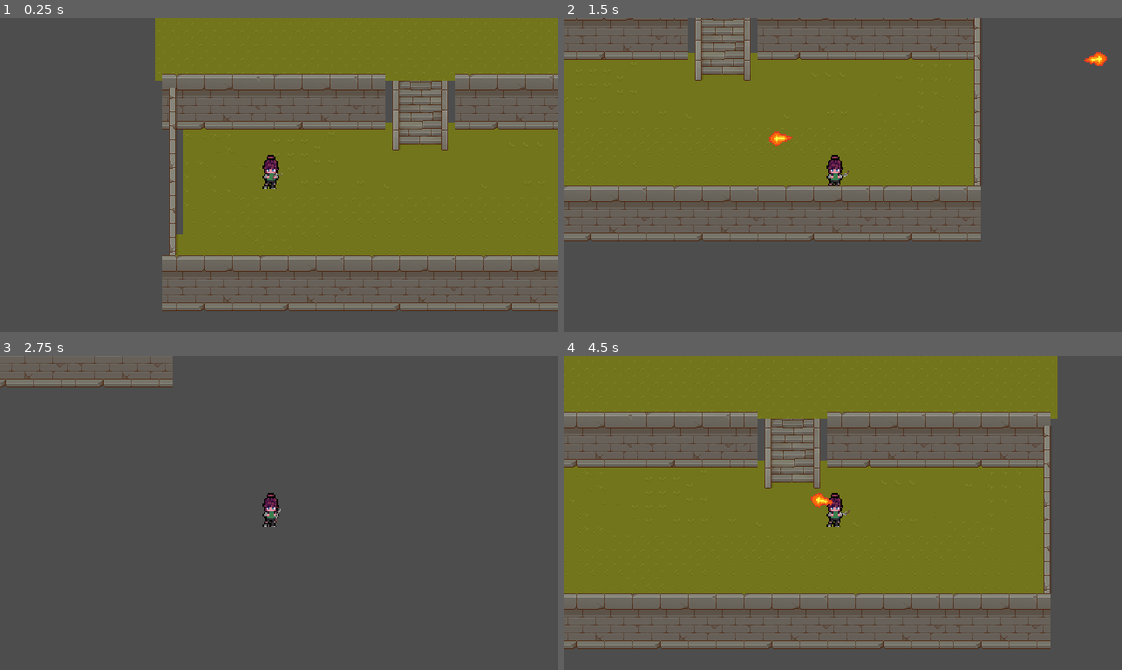
Above: before the commit, frames 1-4 (two rows, left to right).
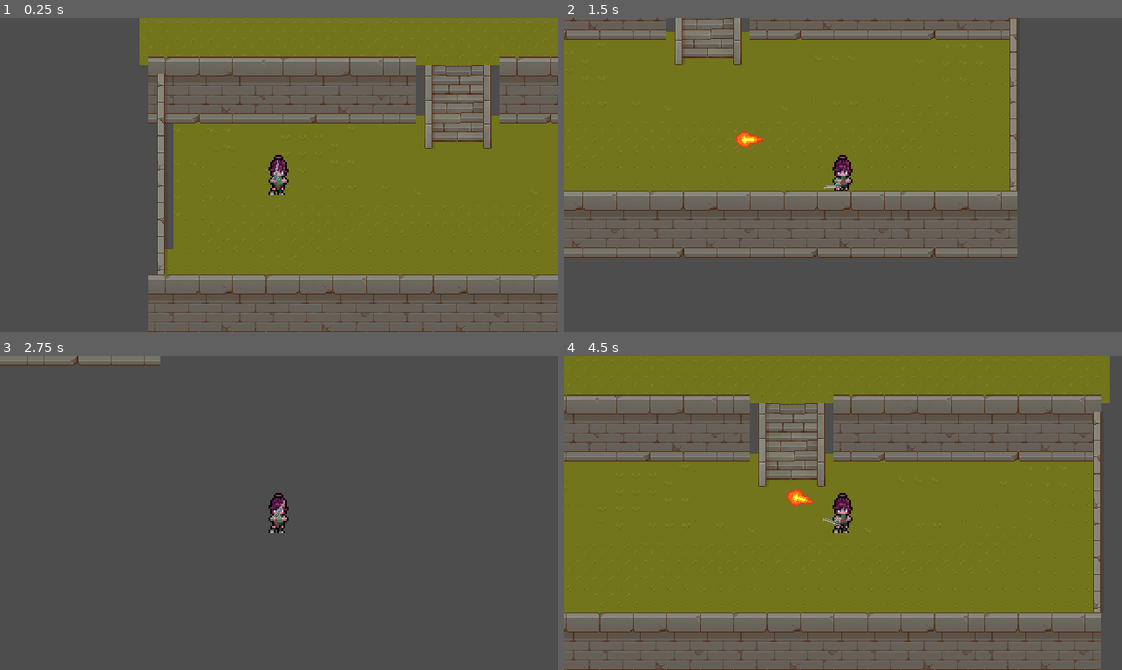
Above: after the commit, the same moments.

Repository: ProfG1/NeonBreakout
Game: Godot game, scene res://scenes/main.tscn
Same seed, same stepped clock (60 frames per second), same inputs: the game is played once before the commit and once after it.
Inputs (mouse positions are in pixels of both pictures, inside the frame that each line leads up to):
- Up to frame 1 (0.25 s): no input
- Up to frame 2 (1.5 s): tap Enter at 0.5 s; move the mouse to (965, 159) at 0.52 s; hold D (right) 0.53-1.28 s; click (965, 159) at 0.6 s; move the mouse to (731, 190) at 1.27 s; hold S (down) from 1.28 s (still down); click (731, 190) at 1.35 s
- Up to frame 3 (2.75 s): move the mouse to (334, 443) at 2.02 s; release S (down) at 2.03 s; hold D (right) from 2.03 s (still down); click (334, 443) at 2.1 s
- Up to frame 4 (4.5 s): move the mouse to (815, 575) at 2.77 s; release D (right) at 2.78 s; hold W (up) 2.78-3.53 s; click (815, 575) at 2.85 s; move the mouse to (1010, 560) at 3.52 s; hold A (left) from 3.53 s (still down); click (1010, 560) at 3.6 s; move the mouse to (675, 465) at 4.27 s; click (675, 465) at 4.35 s

The runs differ from the first frame. In frame 1, 24% of the frame differs, in the area x 25-100%, y 0-100%; in frame 2, 21%; in frame 3, 2.7%; in frame 4, 34%, in the area x 0-98%, y 0-100%.

Commit message:
Started The Limb-based health

Diff:
--- /dev/null
+++ b/scenes/gui/LimbBaseHealthSystem.tscn
@@ -0,0 +1,67 @@
+[gd_scene load_steps=2 format=3 uid="uid://c5o4j6erlmvob"]
+
+[ext_resource type="Texture2D" uid="uid://c6a2op4ooofc2" path="res://assets/GUI/HealthTab/standing-human-body-silhouette.png" id="1_dtwr1"]
+
+[node name="Control" type="Control"]
+layout_mode = 3
+anchor_left = 0.461
+anchor_top = 0.392
+anchor_right = 0.511
+anchor_bottom = 0.483
+offset_left = -14.04
+offset_top = -0.12001
+offset_right = -18.04
+offset_bottom = 0.119995
+pivot_offset = Vector2(31, 24)
+size_flags_horizontal = 4
+
+[node name="PanelContainer" type="PanelContainer" parent="."]
+visible = false
+custom_minimum_size = Vector2(40, 40)
+layout_mode = 1
+anchors_preset = -1
+anchor_right = 1.6
+anchor_bottom = 1.505
+offset_left = -68.0
+offset_top = -52.0
+offset_right = -92.0
+offset_bottom = -72.2
+grow_horizontal = 2
+grow_vertical = 2
+scale = Vector2(5.35518, 4.19242)
+
+[node name="AspectRatioContainer" type="AspectRatioContainer" parent="."]
+layout_mode = 1
+anchors_preset = -1
+anchor_left = -4.075
+anchor_top = -2.975
+anchor_right = 6.5
+anchor_bottom = 4.8
+grow_horizontal = 2
+grow_vertical = 2
+metadata/_edit_use_anchors_ = true
+
+[node name="HBoxContainer" type="HBoxContainer" parent="AspectRatioContainer"]
+layout_mode = 2
+theme_override_constants/separation = 0
+
+[node name="PanelContainer" type="PanelContainer" parent="AspectRatioContainer/HBoxContainer"]
+layout_mode = 2
+size_flags_horizontal = 3
+
+[node name="MarginContainer" type="MarginContainer" parent="AspectRatioContainer/HBoxContainer/PanelContainer"]
+layout_mode = 2
+
+[node name="Sprite2D" type="Sprite2D" parent="AspectRatioContainer/HBoxContainer/PanelContainer/MarginContainer"]
+visible = false
+position = Vector2(10, 19)
+
+[node name="TextureRect" type="TextureRect" parent="AspectRatioContainer/HBoxContainer/PanelContainer/MarginContainer"]
+layout_mode = 2
+texture = ExtResource("1_dtwr1")
+expand_mode = 1
+stretch_mode = 6
+
+[node name="PanelContainer2" type="PanelContainer" parent="AspectRatioContainer/HBoxContainer"]
+layout_mode = 2
+size_flags_horizontal = 3
--- a/scenes/items/weapons/Gun - Revolver.tscn
+++ b/scenes/items/weapons/Gun - Revolver.tscn
@@ -4,21 +4,21 @@
 [ext_resource type="Texture2D" uid="uid://bq57o0k5c54os" path="res://assets/items/weapons/Revolver - Colt 45 [64x32]/[SHOOT] Revolver - Colt 45.png" id="2_bmwek"]
 
 [node name="Gun-Revolver" type="Node2D"]
+position = Vector2(330, 205)
 script = ExtResource("1_2ttvg")
-
-[node name="Marker2D" type="Marker2D" parent="."]
-position = Vector2(-1, 0)
-
-[node name="gun" type="Sprite2D" parent="Marker2D"]
-position = Vector2(1, 0)
-texture = ExtResource("2_bmwek")
-hframes = 10
 
 [node name="anim" type="AnimationPlayer" parent="."]
 
 [node name="gunCooldown" type="Timer" parent="."]
 wait_time = 0.333
 
-[node name="Camera2D" type="Camera2D" parent="."]
+[node name="gun" type="Sprite2D" parent="."]
+position = Vector2(-26, 7)
+texture = ExtResource("2_bmwek")
+offset = Vector2(20, -5)
+hframes = 10
+
+[node name="Marker2D" type="Marker2D" parent="gun"]
+position = Vector2(34, -8)
 
 [connection signal="timeout" from="gunCooldown" to="." method="_on_gun_cooldown_timeout"]
--- a/scenes/player/2dPlayerRougeLite.tscn
+++ b/scenes/player/2dPlayerRougeLite.tscn
@@ -19,22 +19,14 @@
 vframes = 7
 
 [node name="Gun-Revolver" parent="Sprite2D" instance=ExtResource("3_qlkk2")]
-position = Vector2(-1.23077, 5.92593)
-scale = Vector2(0.154981, 0.213188)
-
-[node name="Marker2D" type="Marker2D" parent="."]
-position = Vector2(-1, 0)
+position = Vector2(0, 5.92593)
+scale = Vector2(0.300259, 0.342182)
 
 [node name="Camera2D" type="Camera2D" parent="."]
 position = Vector2(-1, 0)
-zoom = Vector2(0.8, 0.8)
+zoom = Vector2(1.2, 1.2)
 limit_smoothed = true
-
-[node name="gunCooldown" type="Timer" parent="."]
-wait_time = 0.333
 
 [node name="CollisionShape2D" type="CollisionShape2D" parent="."]
 position = Vector2(-2, 0)
 shape = SubResource("CircleShape2D_fmkk3")
-
-[connection signal="timeout" from="gunCooldown" to="." method="_on_gun_cooldown_timeout"]
--- a/scripts/items/weapons/revolter.gd
+++ b/scripts/items/weapons/revolter.gd
@@ -15,12 +15,13 @@
 
 func _physics_process(delta: float) -> void:
 	var mouse_pos = get_global_mouse_position()
-	$Marker2D.look_at(mouse_pos)
+	$gun/Marker2D.look_at(mouse_pos)
+	$gun.look_at(mouse_pos)
 	if Input.is_action_just_pressed("left_mouse") and gun_cooldown:
 		gun_cooldown = false
 		var projectile_instance = projectile.instantiate()
-		projectile_instance.rotation = $Marker2D.rotation
-		projectile_instance.global_position = $Marker2D.global_position
+		projectile_instance.rotation = $gun.rotation
+		projectile_instance.global_position = $gun/Marker2D.global_position
 		add_child(projectile_instance)
 		$gunCooldown.start()
 
--- a/scripts/player/player_iso.gd
+++ b/scripts/player/player_iso.gd
@@ -9,8 +9,7 @@
 
 
 func _physics_process(delta: float) -> void:
-	var mouse_pos = get_global_mouse_position()
-	$Marker2D.look_at(mouse_pos)
+
 	var input_vector = Input.get_vector("left", "right", "up", "down")
 	var normalized_vector = input_vector.normalized()
 
@@ -34,7 +33,3 @@
 
 
 	move_and_slide()
-
-
-func _on_gun_cooldown_timeout() -> void:
-	gun_cooldown = true
Binary file added: assets/GUI/HealthTab/standing-human-body-silhouette.png
Not shown, added: assets/GUI/HealthTab/standing-human-body-silhouette.png.import
